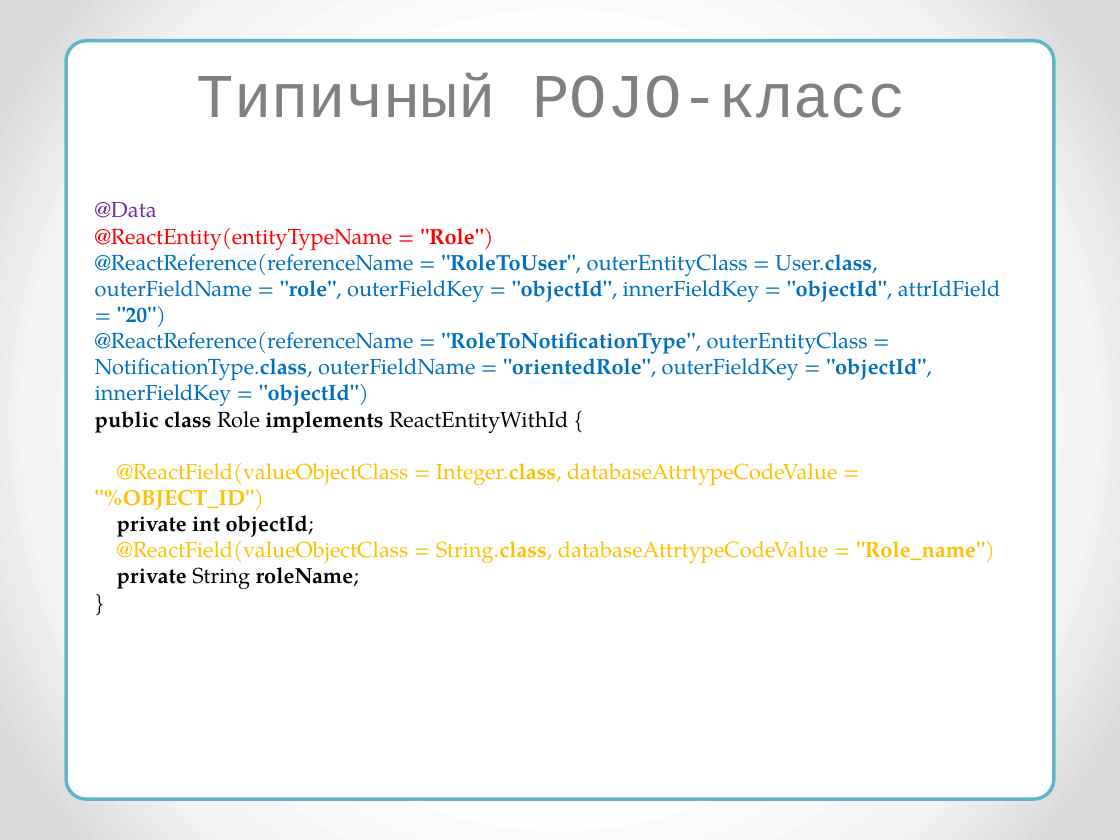
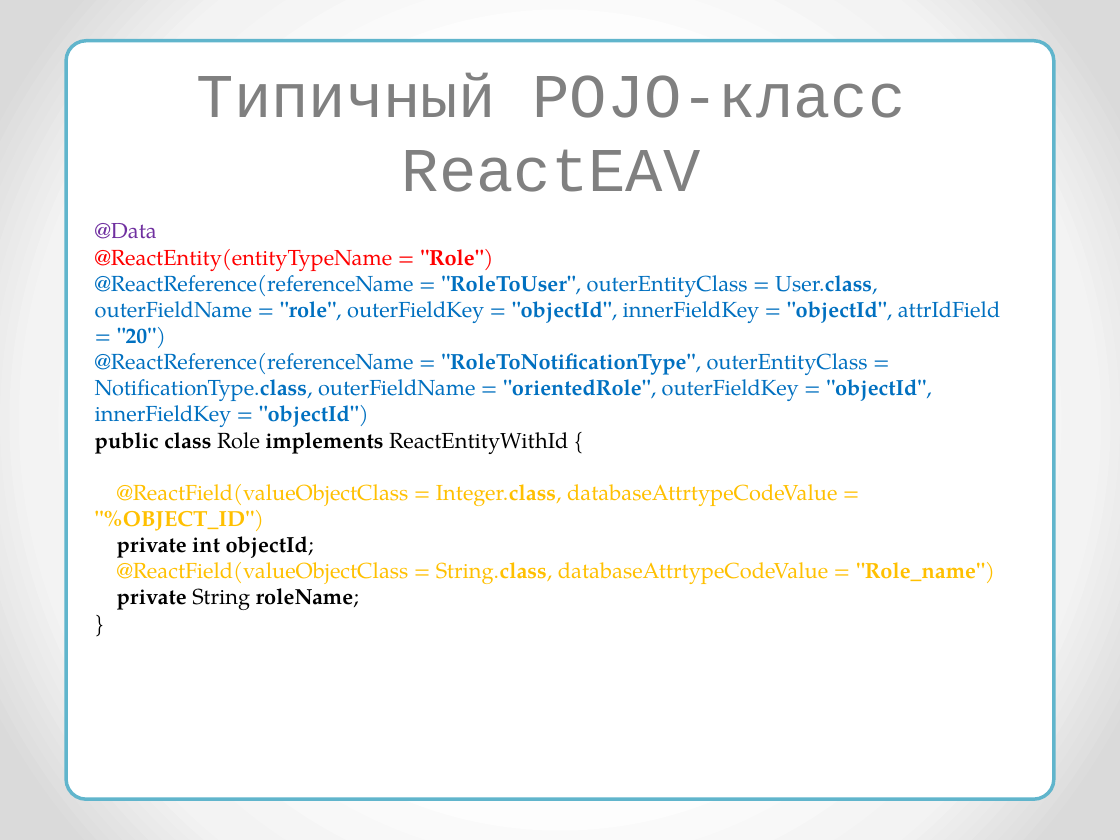
Before and after one commit to RedEyesDevelopment/NetCrackerProject, a slide deck: slide 38 of pres/reacteav/reacteav.pptx (slide 36 before the commit). Drawn at 1120x840 pixels with LibreOffice and Linux fonts; fonts in the diff are those of the drawing. Boxes give left, top, right and bottom in pixels: in the first picture for what was removed or moved away, otherwise in the second. Text is boxed around its words. In the diff, an @@ line names an element or a change of style, - is before the commit and + after.

```diff
--- a/pres/reacteav/reacteav.pptx
+++ b/pres/reacteav/reacteav.pptx
@@ text at (197,72,905,192): text changed @@
-Типичный POJO-класс
+Типичный POJO-класс ReactEAV
@@ text "@Data @ReactEntity(entityTypeName = "Role") @ReactReference( ...": place and size @@
-text "@Data @ReactEntity(entityTypeName = "Role") @ReactReference( ..." at (95,202,1000,589)
+text "@Data @ReactEntity(entityTypeName = "Role") @ReactReference( ..." at (95,223,1000,610)
```
Also in this commit, not shown: 7 other slides changed, 4 slides added.
